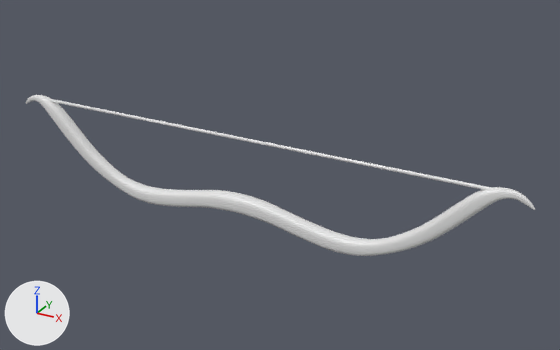
Renders of the FBX model Blender/Bow&Arrow/Model/bow.fbx from each side of a commit.
Before and after are seen from a 50 mm camera at (0.585, -0.916, 3.073) aimed at (0.064, 0.033, 2.599). The lights are fixed; the arrows at lower left show +X, +Y and +Z.

In view in the first picture: 'Bow'.
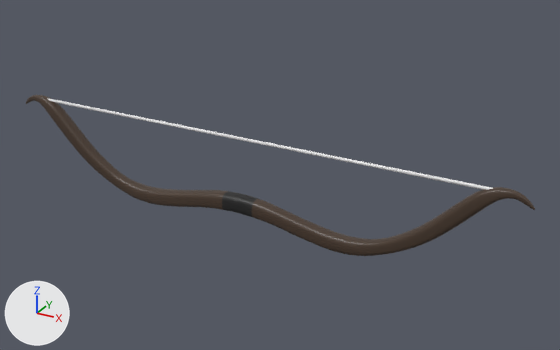
The change, as JSON lines over the scene's bpy script:
```json
{"op": "add", "block": "mat_bow_brown", "code": ["mat_bow_brown = principled_material('Bow_brown')", "mat_bow_brown.base_color = (0.0666, 0.0409, 0.0262)  # brown #49392d", "mat_bow_brown.roughness = 0.4"]}
{"op": "add", "block": "mat_bow_black", "code": ["mat_bow_black = principled_material('Bow_black')", "mat_bow_black.base_color = (0.014, 0.014, 0.014)  # black #1f1f1f"]}
{"op": "add", "block": "mat_bow_white", "code": ["mat_bow_white = principled_material('Bow_white')", "mat_bow_white.base_color = (0.8, 0.8, 0.8)  # white #e7e7e7"]}
{"block": "me_cylinder", "where": "me_cylinder.from_pydata(...)  # 3586 vertices, 3554 faces; spans x -2.1..60.7, y -5.5..5.5, z -1.1..1.1"}
{"block": "me_cylinder", "where": "# used by ob_bow; location = (0.007, 0.0, 2.66); rotation_euler = (-3.142, -1.571, 0.0), in degrees (-180, -90, 0); scale = (-0.00239, -0.00239, -0.393)"}
{"block": "me_cylinder", "change": "me_cylinder part 1: 3256 of the faces centred in x -2.1..60.6, y -5.5..5.5, z -1.1..1.1 switch from mat_material (white #e7e7e7) to mat_bow_brown (brown #49392d)"}
{"block": "me_cylinder", "change": "me_cylinder part 2: 264 of the faces centred in x 39.0..51.3, y -5.5..5.5, z -0.1..0.0 switch from mat_material (white #e7e7e7) to mat_bow_black (black #1f1f1f)"}
{"op": "add", "block": "me_cylinder", "code": "me_cylinder.materials.append(mat_bow_white)  # white #e7e7e7"}
```

Boxes [x1, y1, x2, y2] around the edits, measured in the pictures (560 x 350 px):
```json
{"part": 1, "of": "me_cylinder", "change": "recoloured", "before": [26, 95, 535, 256], "after": [26, 95, 535, 256], "on screen": "white to brown"}
{"part": 2, "of": "me_cylinder", "change": "recoloured", "before": [222, 191, 258, 217], "after": [222, 191, 258, 217], "on screen": "white to black"}
```
